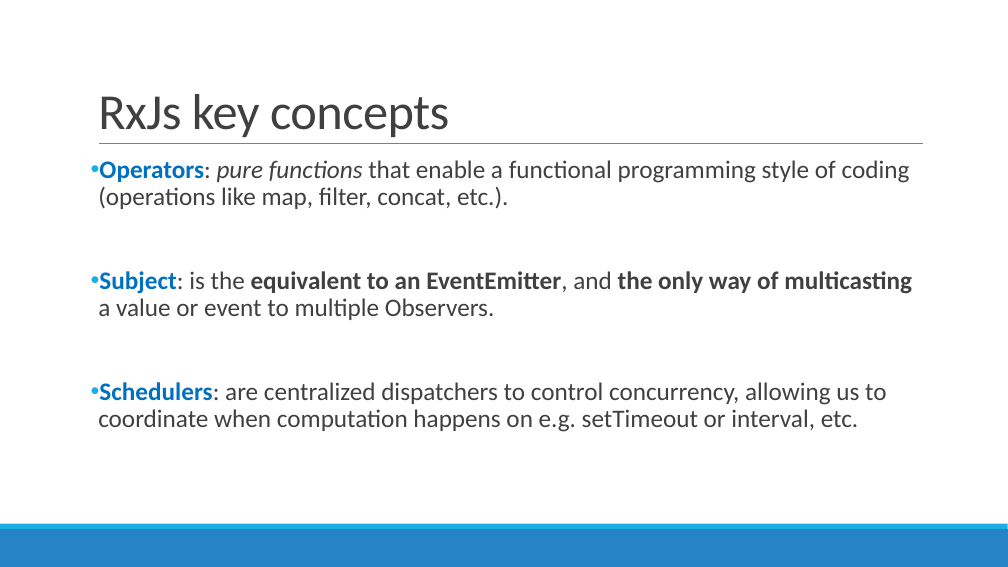
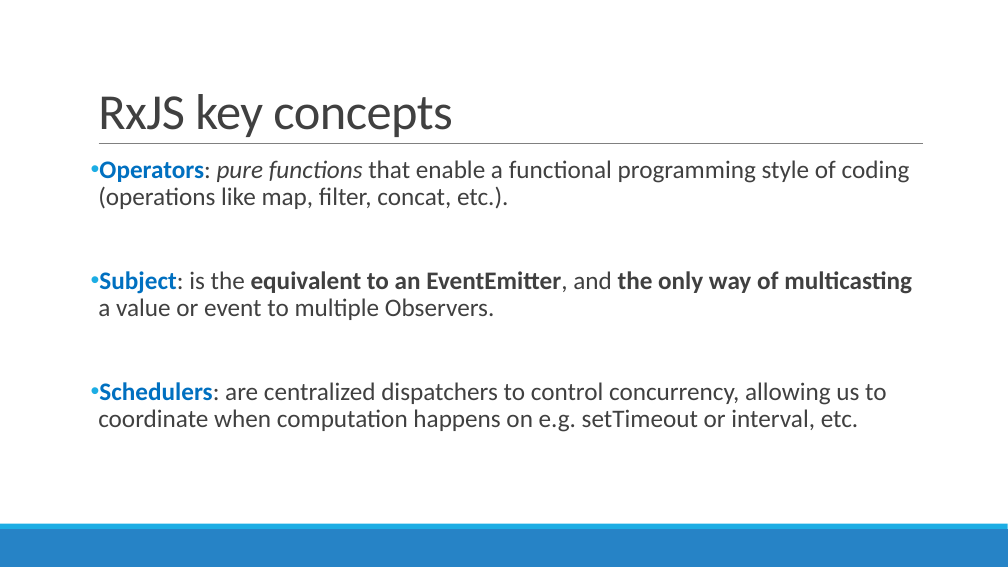
Before and after one commit to AGiorgetti/rxjs101, a slide deck: slide 12 of ReactiveProgramming_RxJS.pptx. Drawn at 1008x567 pixels with LibreOffice and Linux fonts; fonts in the diff are those of the drawing. Boxes give left, top, right and bottom in pixels: in the first picture for what was removed or moved away, otherwise in the second. Text is boxed around its words. In the diff, an @@ line names an element or a change of style, - is before the commit and + after.

```diff
--- a/ReactiveProgramming_RxJS.pptx
+++ b/ReactiveProgramming_RxJS.pptx
@@ title at [98, 94, 452, 137]: text changed @@
-RxJs key concepts
+RxJS key concepts
```
Also in this commit, not shown: 8 other slides changed, 12 other files.
